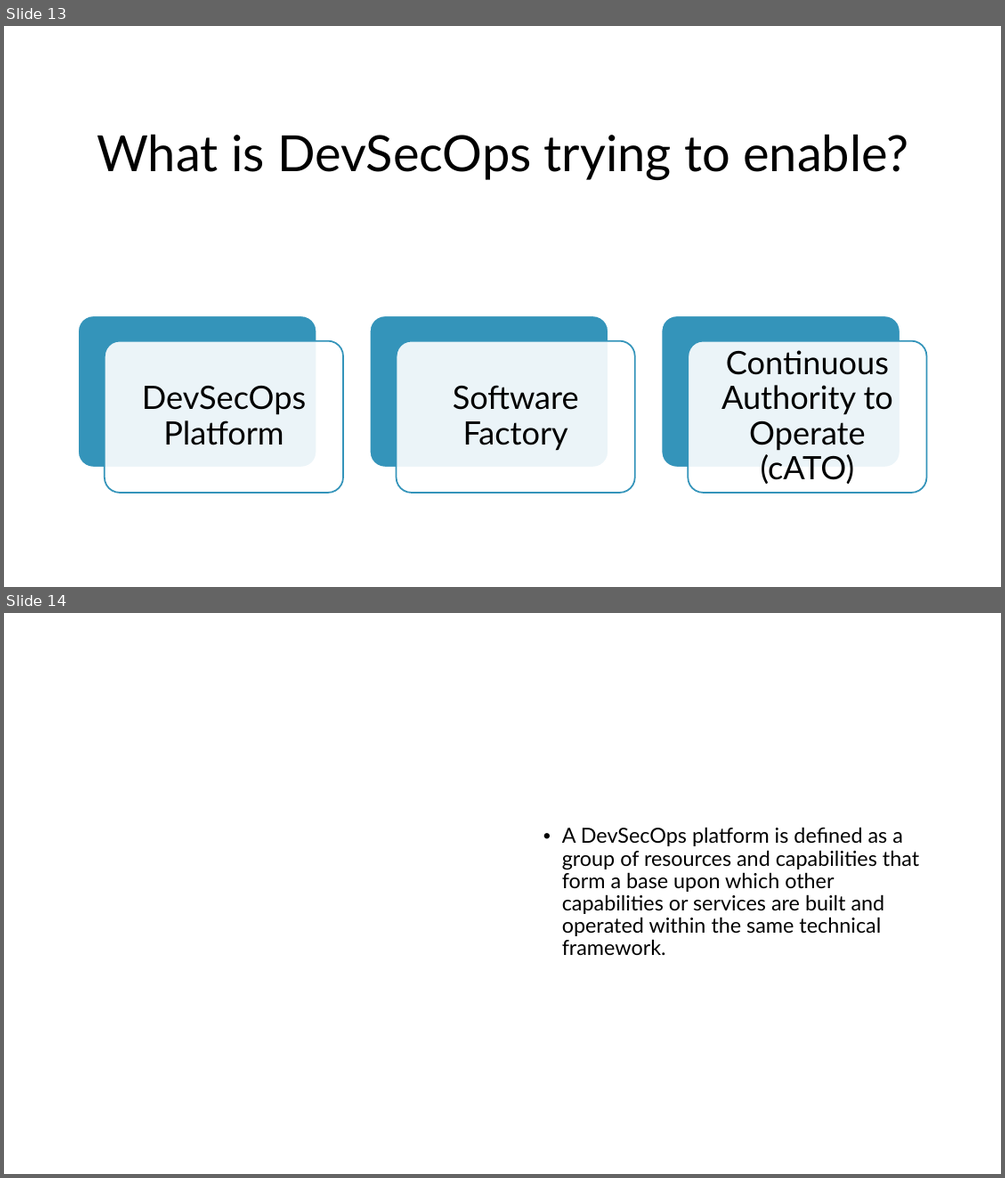
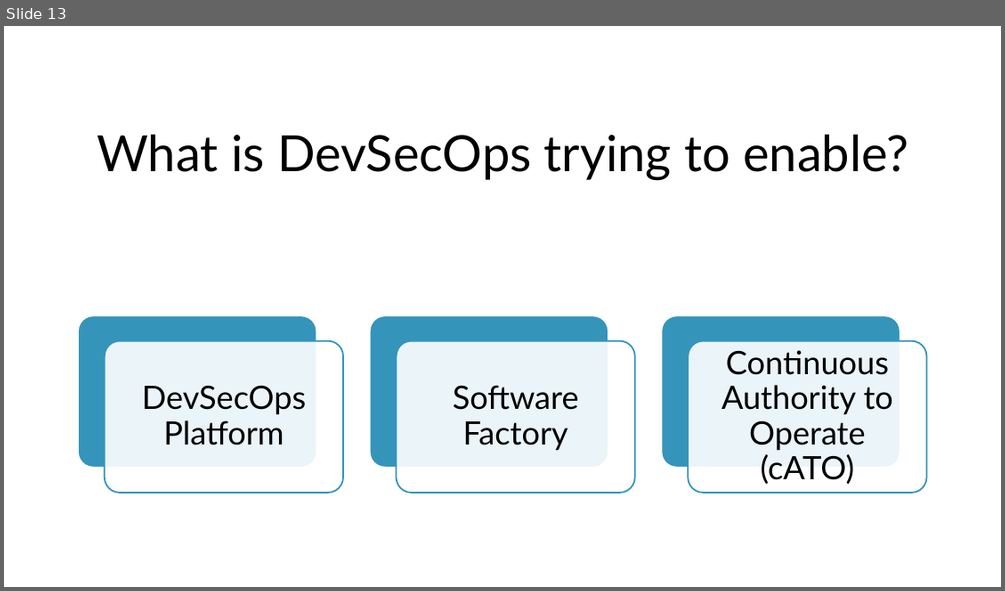
Before and after one commit to seanherbert105/DevSecOps-Course, a slide deck: presentation/DevSecOps Course.pptx. Shown one above the other, each under a label of ours: slides 13 and 14 before the commit, slide 13 after it. The pictures are 1005x1178 and 1005x591 pixels, drawn with LibreOffice and Linux fonts; fonts in the diff are those of the drawing. Boxes give left, top, right and bottom in pixels: in the first picture for what was removed or moved away, otherwise in the second. Text is boxed around its words. In the diff, an @@ line names an element or a change of style, - is before the commit and + after.

```diff
--- a/presentation/DevSecOps Course.pptx
+++ b/presentation/DevSecOps Course.pptx
@@ slide 14 removed at bbox=[4, 613, 1001, 1174], background #FFFFFF @@
@@ text removed at bbox=[562, 827, 919, 955] @@
-• A DevSecOps platform is defined as a group of resources and capabilities that form a base upon which other capabilities or services are built and operated within the same technical framework.
```
Also in this commit, not shown: 12 slides changed, 2 slides added, 4 other slides removed.
